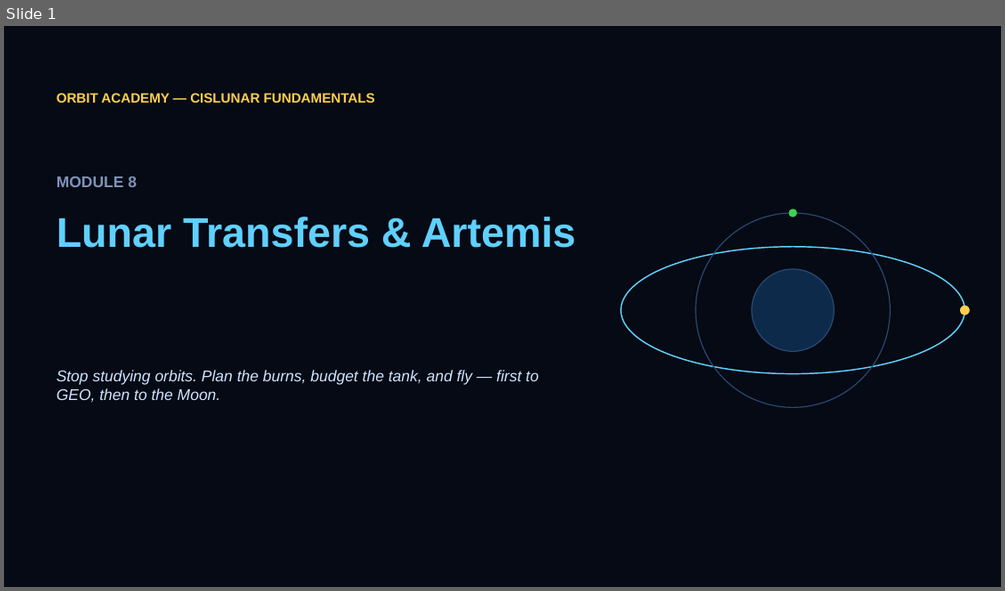
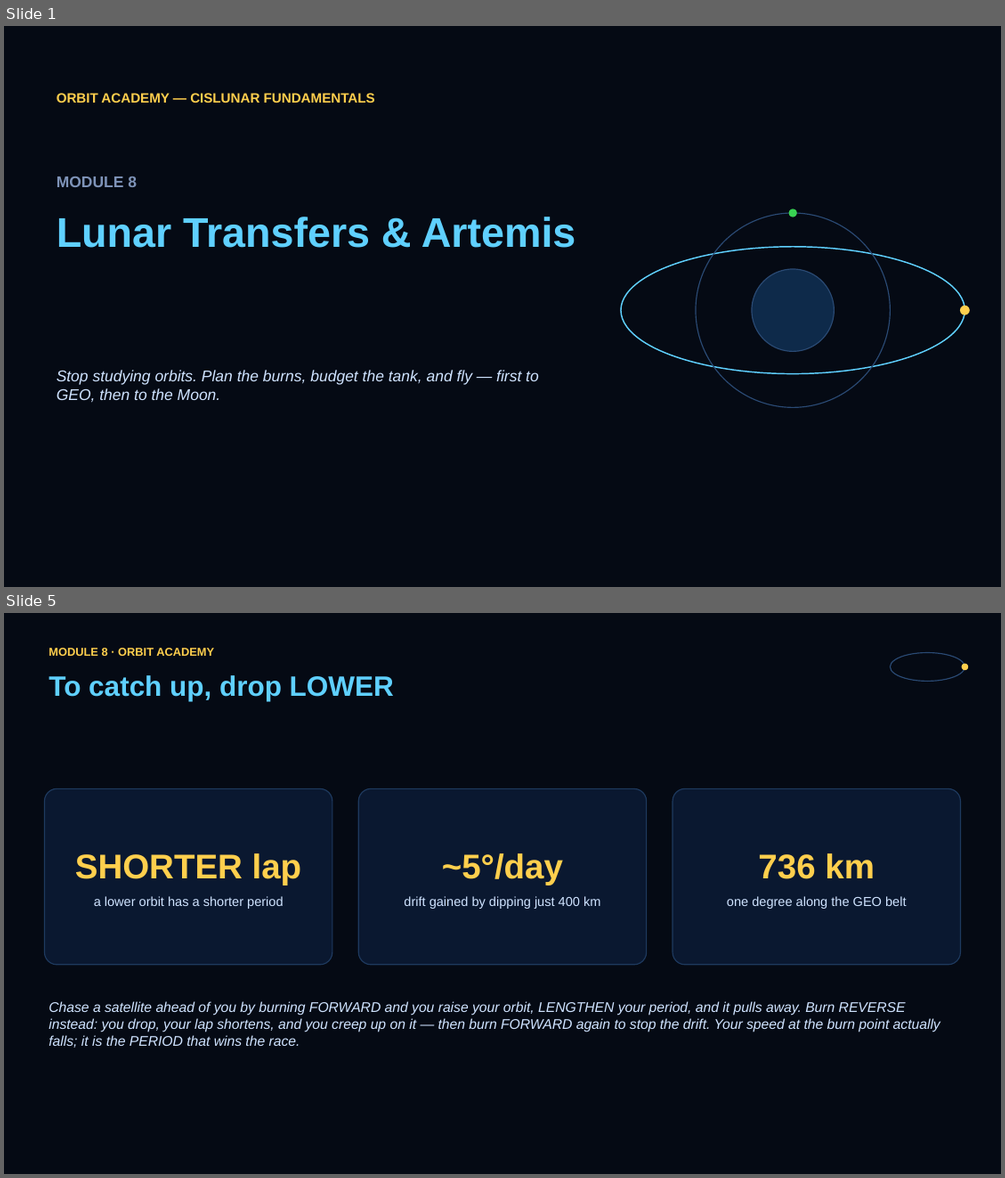
Before and after one commit to JASONSS26/orbit-academy, a slide deck: slides/module8.pptx. Shown one above the other, each under a label of ours: slide 1 before the commit, slides 1 and 5 after it; the slides between them are not shown. The pictures are 1005x591 and 1005x1178 pixels, drawn with LibreOffice and Linux fonts; fonts in the diff are those of the drawing. Boxes give left, top, right and bottom in pixels: in the first picture for what was removed or moved away, otherwise in the second. Text is boxed around its words. In the diff, an @@ line names an element or a change of style, - is before the commit and + after.

Commit message:
module8 deck: 12 slides (Δv currency, apsis rule, scoring); instructor guide beats rewritten
Detail in docs/CHANGELOG.md.

```diff
--- a/slides/module8.pptx
+++ b/slides/module8.pptx
@@ slide 5 added at [4,613,1001,1174], background #050A14 @@
@@ text added at [48,647,214,658], 11 pt, text #FFCF4D, bold @@
+MODULE 8 · ORBIT ACADEMY
@@ ellipse added at [890,653,965,681], outline #2A4A74 1 pt @@
@@ ellipse added at [961,663,968,670], fill #FFCF4D @@
@@ text added at [48,675,394,701], 27 pt, text #5FD0FF, bold @@
+To catch up, drop LOWER
@@ rounded rectangle added at [44,788,332,965], fill #0A1830, outline #1E3A5F 1 pt @@
@@ rounded rectangle added at [358,788,647,965], fill #0A1830, outline #1E3A5F 1 pt @@
@@ rounded rectangle added at [672,788,961,965], fill #0A1830, outline #1E3A5F 1 pt @@
@@ text added at [75,853,302,908], 12.5 pt, text #CFE3FF @@
+SHORTER lap
+a lower orbit has a shorter period
@@ text added at [404,853,600,908], 12.5 pt, text #CFE3FF @@
+~5°/day
+drift gained by dipping just 400 km
@@ text added at [727,853,906,908], 12.5 pt, text #CFE3FF @@
+736 km
+one degree along the GEO belt
@@ text added at [48,1001,940,1047], 13.5 pt, text #CFE3FF, italic @@
+Chase a satellite ahead of you by burning FORWARD and you raise your orbit, LENGTHEN your period, and it pulls away. Burn REVERSE instead: you drop, your lap shortens, and you creep up on it — then burn FORWARD again to stop the drift. Your speed at the burn point actually falls; it is the PERIOD that wins the race.
```
Also in this commit, not shown: 7 slides changed, 3 other slides added, 9 other files.
